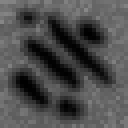
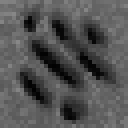
Layers edited between the first and the second (128, 128) image:
added layer "Warstwa" above "Warstwa #1" over (x1=20, y1=16, x2=108, y2=124)
"Warstwa #1": opacity 100% → 49%, painted on it over (x1=4, y1=0, x2=124, y2=128)
painted on "BlockGranite.png" over (x1=4, y1=0, x2=128, y2=128)
